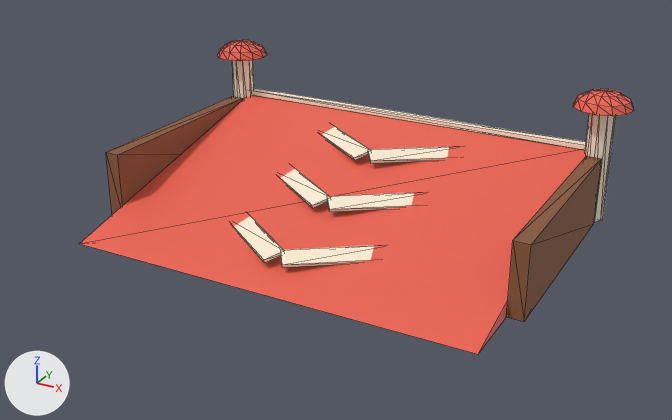
An edit to the glTF model assets/ramp.glb, drawn before and after from the same camera.
Both versions are drawn from a 50 mm camera at (6.34, -11.69, 6.14) aimed at (0.05, -0.24, 0.41). The axes (+X, +Y, +Z) are drawn at lower left. The lights are the same throughout. The picture after the commit comes second. Mesh edges are drawn as thin lines. Where no turn or scale is listed for an object, it has been applied to the vertices.

The first picture shows 'Ramp'.
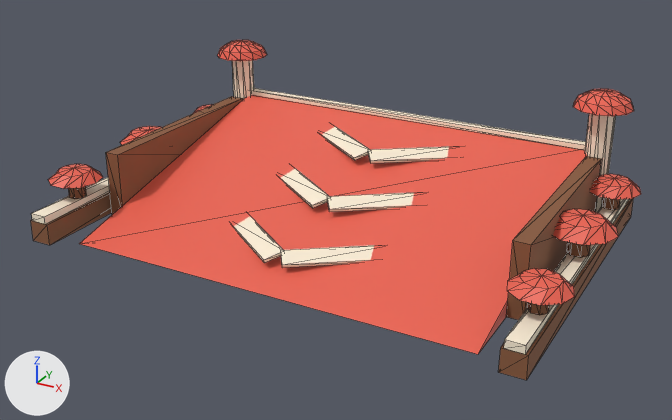
Diff of the bpy script that builds the scene:
```diff
--- a/assets/ramp.glb.py
+++ b/assets/ramp.glb.py
@@ ob_rampshrooms10 @@
+ob_rampshrooms10 = bpy.data.objects.new('RampShroomS10', me_cylinder)  # a 7-sided cylinder along z spanning x -0.131..0.131, y -0.121..0.134, z -0.147..0.147; in mat_rampside (brown #8a5a3c)
+ob_rampshrooms10.location = (-3.72, -1.8, 0.61)
@@ ob_rampshrooms02 @@
+ob_rampshrooms02 = bpy.data.objects.new('RampShroomS02', me_cylinder.copy())
+ob_rampshrooms02.location = (3.72, 1.8, 0.61)
@@ ob_rampshrooms01 @@
+ob_rampshrooms01 = bpy.data.objects.new('RampShroomS01', me_cylinder_004)  # a 7-sided cylinder along z spanning x -0.156..0.156, y -0.144..0.16, z -0.175..0.175; in mat_rampside (brown #8a5a3c)
+ob_rampshrooms01.location = (3.72, 0.0, 0.64)
@@ ob_rampshrooms00 @@
+ob_rampshrooms00 = bpy.data.objects.new('RampShroomS00', me_cylinder.copy())
+ob_rampshrooms00.location = (3.72, -1.8, 0.61)
@@ ob_rampshroomc12 @@
+ob_rampshroomc12 = bpy.data.objects.new('RampShroomC12', me_rampshroomc12)  # 21 vertices, 30 faces; spans x -4.14..-3.3, y 1.401..2.199, z 0.754..0.93; in mat_ramppaint (red #ed6350)
+ob_rampshroomc12.location = (0.0, 0.0, 0.0)
@@ ob_rampshroomc11 @@
+ob_rampshroomc11 = bpy.data.objects.new('RampShroomC11', me_rampshroomc11)  # 21 vertices, 30 faces; spans x -4.22..-3.22, y -0.476..0.476, z 0.81..1.02; in mat_ramppaint (red #ed6350)
+ob_rampshroomc11.location = (0.0, 0.0, 0.0)
@@ ob_rampshroomc10 @@
+ob_rampshroomc10 = bpy.data.objects.new('RampShroomC10', me_rampshroomc10)  # 21 vertices, 30 faces; spans x -4.14..-3.3, y -2.199..-1.401, z 0.754..0.93; in mat_ramppaint (red #ed6350)
+ob_rampshroomc10.location = (0.0, 0.0, 0.0)
@@ ob_rampshroomc02 @@
+ob_rampshroomc02 = bpy.data.objects.new('RampShroomC02', me_rampshroomc02)  # 21 vertices, 30 faces; spans x 3.3..4.14, y 1.401..2.199, z 0.754..0.93; in mat_ramppaint (red #ed6350)
+ob_rampshroomc02.location = (0.0, 0.0, 0.0)
@@ ob_rampshroomc01 @@
+ob_rampshroomc01 = bpy.data.objects.new('RampShroomC01', me_rampshroomc01)  # 21 vertices, 30 faces; spans x 3.22..4.22, y -0.476..0.476, z 0.81..1.02; in mat_ramppaint (red #ed6350)
+ob_rampshroomc01.location = (0.0, 0.0, 0.0)
@@ ob_rampshroomc00 @@
+ob_rampshroomc00 = bpy.data.objects.new('RampShroomC00', me_rampshroomc00)  # 21 vertices, 30 faces; spans x 3.3..4.14, y -2.199..-1.401, z 0.754..0.93; in mat_ramppaint (red #ed6350)
+ob_rampshroomc00.location = (0.0, 0.0, 0.0)
@@ ob_ramprailtop_r @@
+ob_ramprailtop_r = bpy.data.objects.new('RampRailTop_R', me_ramprailtop_r)  # a box spanning x -0.13..0.13, y -2.65..2.65, z 0.0..0.12; in mat_rampstripe (pale yellow #fff1d9)
+ob_ramprailtop_r.location = (3.72, 0.0, 0.34)
@@ ob_ramprailtop_l @@
+ob_ramprailtop_l = bpy.data.objects.new('RampRailTop_L', me_ramprailtop_r.copy())
+ob_ramprailtop_l.location = (-3.72, 0.0, 0.34)
@@ ob_ramprail_r @@
+ob_ramprail_r = bpy.data.objects.new('RampRail_R', me_ramprail_r)  # a box spanning x -0.17..0.17, y -2.65..2.65, z 0.0..0.34; in mat_rampside (brown #8a5a3c)
+ob_ramprail_r.location = (3.72, 0.0, 0.0)
@@ ob_ramprail_l @@
+ob_ramprail_l = bpy.data.objects.new('RampRail_L', me_ramprail_r.copy())
+ob_ramprail_l.location = (-3.72, 0.0, 0.0)
```

Pixel boxes (x1, y1, x2, y2) of what changed, in the pictures (672 x 420 px):
'RampRail_R', added: after (499, 198, 634, 380)
'RampRailTop_R', added: after (504, 199, 629, 354)
'RampShroomC00', added (red): after (507, 268, 575, 305)
'RampShroomC01', added (red): after (553, 209, 618, 245)
'RampRail_L', added (brown): after (31, 192, 112, 245)
'RampRailTop_L', added: after (31, 177, 110, 224)
'RampShroomC02', added (red): after (590, 174, 641, 200)
'RampShroomC10', added (red): after (48, 164, 103, 189)
'RampShroomC11', added: after (120, 126, 162, 145)
'RampShroomS01', added: after (567, 242, 591, 258)
'RampShroomS00', added: after (527, 303, 549, 315)
'RampShroomS02', added: after (602, 197, 620, 210)
'RampShroomS10', added: after (68, 186, 86, 199)
'RampShroomC12', added: after (194, 104, 213, 113)
